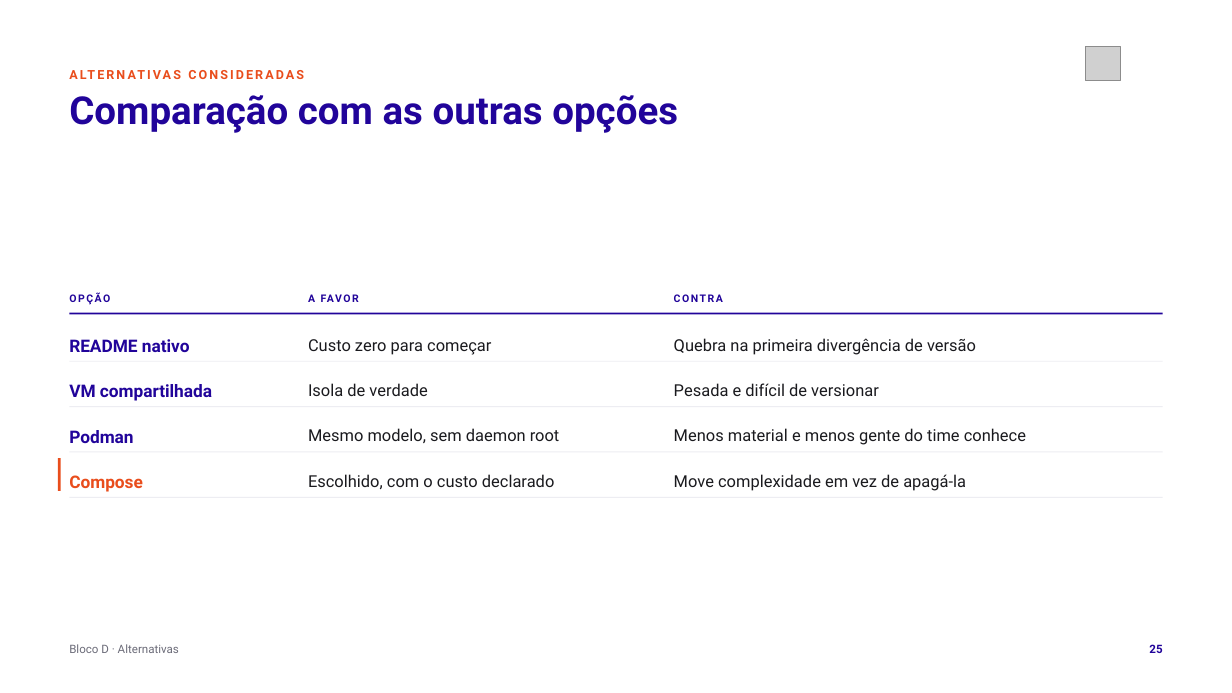
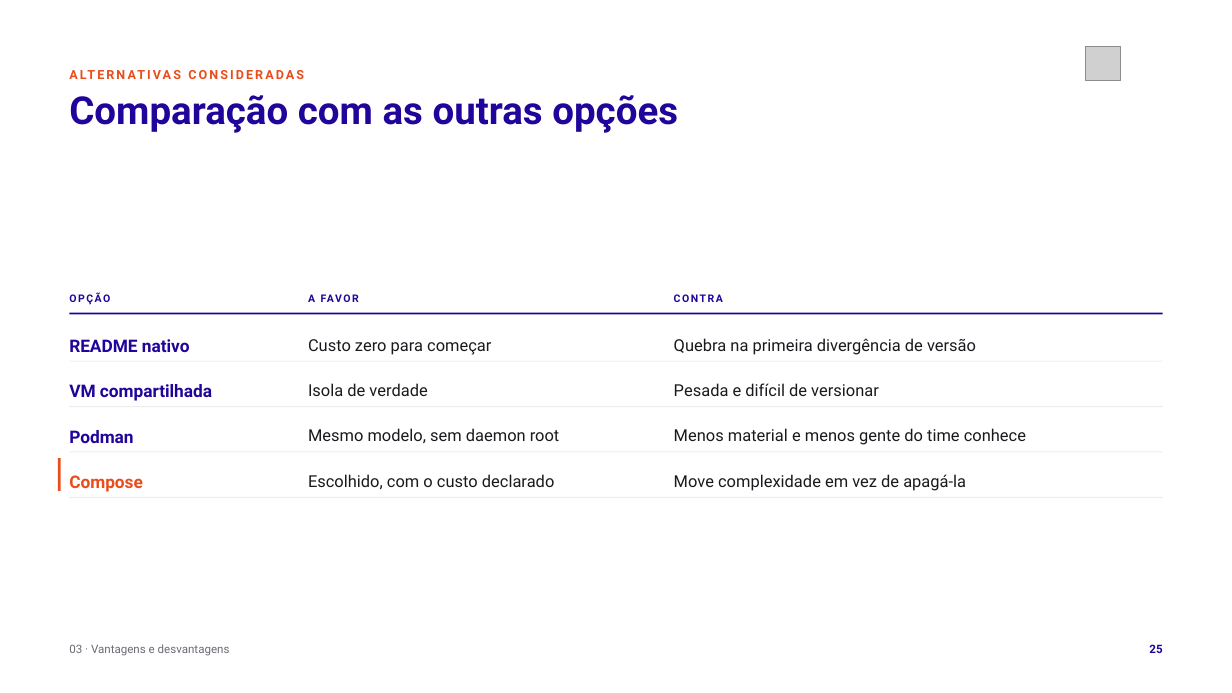
Before and after one commit to tcpassos/invite-app, a slide deck: slide 25 of trabalhos/T1-Docker-Invite-People.pptx. Drawn at 1232x693 pixels with LibreOffice and Linux fonts; fonts in the diff are those of the drawing; grey boxes stand for pictures. Boxes give left, top, right and bottom in pixels: in the first picture for what was removed or moved away, otherwise in the second. Text is boxed around its words. In the diff, an @@ line names an element or a change of style, - is before the commit and + after.

```diff
--- a/trabalhos/T1-Docker-Invite-People.pptx
+++ b/trabalhos/T1-Docker-Invite-People.pptx
@@ text at <box>69,644,230,656</box>: text changed @@
-Bloco D · Alternativas
+03 · Vantagens e desvantagens
```
Also in this commit, not shown: 29 other slides changed, 33 other files.
